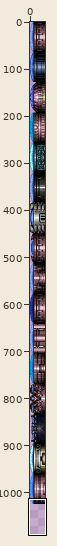
File history of a sprite sheet, server/static/sm/blue_doors.png. Above: a wide view before the commit, with the close-up outlined.
Close-up. Before:
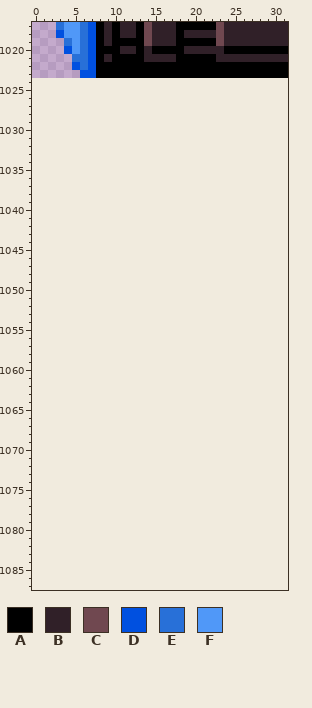
The file is 32x1024 pixels. Colours within 5 levels of each other are drawn and written as one. Shown: x 0..31, y 1017..1087. The old version is drawn lined up with the new one, on the new canvas.
Palette (. is transparent): A #000000  B #302028  C #704850  D #0050e0  E #2870d8  F #5098f8
Pixels before, first column x 3:
1017 EFFEDABABBACBBBAAAAACBBBBBBBB
1018 DFFEDABABBACBBBABBBBCBBBBBBBB
1019 .EFEDABAAAACBBBAAAAACBBBBBBBB
1020 .DFEDAAABBABAAAABBBBBAAAAAAAA
1021 ..EEDABAAAABBBBAAAAABBBBBBBBB
1022 ..DEDAAAAAAAAAAAAAAAAAAAAAAAA
1023 ...DDAAAAAAAAAAAAAAAAAAAAAAAA
After:
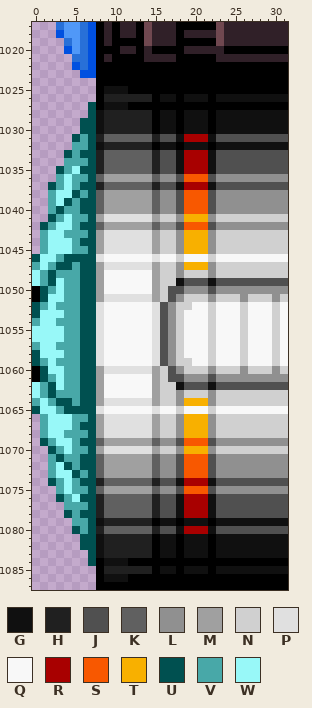
Colours new in this view: G #101010  H #202020  J #505050  K #606060  L #909090  M #a0a0a0  N #d0d0d0  P #e0e0e0  Q #f8f8f8  R #a80000  S #f85800  T #f8b000  U #005050  V #48a8a8  W #98f8f8
Message: biohazard door
Changes in this commit:
canvas 32x1024 -> 32x1088
Changed rows in their new state; - is an unchanged pixel.
first column x 0:
1024 --------AAAAAAAAAAAAAAAAAAAAAAAA
1025 --------AGGGAAAAAAAAAAAAAAAAAAAA
1026 --------AHHHHHHAGGAGGGAGGGGGGGGG
1027 -------UAGGGAAAAAAAAAAAAAAAAAAAA
1028 -------UGHHHHHHAGGAGGGAGGGGGGGGG
1029 ------UUGHHHHHHAGGAGGGAGGGGGGGGG
1030 ------UUGHHHHHHAGGAGGGAGGGGGGGGG
1031 -----UVUHKKKKKKHJJGRRRGJJJJJJJJJ
1032 -----VVUGHHHHHHAGGAGGGAGGGGGGGGG
1033 ----UVUUHKKKKKKHJJGRRRGJJJJJJJJJ
1034 ----VVVUHKKKKKKHJJGRRRGJJJJJJJJJ
1035 ---UVWUUHKKKKKKHJJGRRRGJJJJJJJJJ
1036 ---VWVVUKMMMMMMKLLJSSSJLLLLLLLLL
1037 --UVWVUUHKKKKKKHJJGRRRGJJJJJJJJJ
1038 --VWWUVUKMMMMMMKLLJSSSJLLLLLLLLL
1039 --VWUVUUKMMMMMMKLLJSSSJLLLLLLLLL
1040 --VUVVUUKMMMMMMKLLJSSSJLLLLLLLLL
1041 --UVWVVUMPPPPPPMNNLTTTLNNNNNNNNN
1042 -UVWWVUUKMMMMMMKLLJSSSJLLLLLLLLL
1043 -VWWVVVUMPPPPPPMNNLTTTLNNNNNNNNN
1044 -VWWWVUUMPPPPPPMNNLTTTLNNNNNNNNN
1045 -VWWWVVUMPPPPPPMNNLTTTLNNNNNNNNN
1046 UWWVUUUUPQQQQQQPQQNQQQNQQQQQQQQQ
1047 VWVUUVUUMPPPPPPMNNLTTTLNNNNNNNNN
1048 WVUVVVUUMQQQQQQMNNLNNNLNNNNNNNNN
1049 WVUWVVUUMQQQQQQMNNGJJJGJJJJJJJJJ
1050 AUVWVVUUMQQQQQQMNJJLLLJLLLLLLLLL
1051 AUWWVVUUMPPPPPPMNJLNNNLNNNLNNNLN
1052 UVWVVVUUPQQQQQQPJLNNQQNQQQNQQQNQ
1053 UWWWVVUUPQQQQQQPJLNQQQNQQQNQQQNQ
1054 VWWVVVUUPQQQQQQPJLNQQQNQQQNQQQNQ
1055 WWWWVVUUPQQQQQQPJLNQQQNQQQNQQQNQ
1056 WWWWVVUUPQQQQQQPJLNQQQNQQQNQQQNQ
1057 VWWVVVUUPQQQQQQPJLNQQQNQQQNQQQNQ
1058 UWWWVVUUPQQQQQQPJLNQQQNQQQNQQQNQ
1059 UVWVVVUUPQQQQQQPJLNNQQNQQQNQQQNQ
1060 AUWWVVUUMPPPPPPMNJLNNNLNNNLNNNLN
1061 AUVWVVUUMQQQQQQMNJJLLLJLLLLLLLLL
1062 WVUWVVUUMQQQQQQMNNGJJJGJJJJJJJJJ
1063 WVUVVVUUMQQQQQQMNNLNNNLNNNNNNNNN
1064 VWVUUVUUMPPPPPPMNNLTTTLNNNNNNNNN
1065 UWWVUUUUPQQQQQQPQQNQQQNQQQQQQQQQ
1066 -VWWWVVUMPPPPPPMNNLTTTLNNNNNNNNN
1067 -VWWWVUUMPPPPPPMNNLTTTLNNNNNNNNN
1068 -VWWVVVUMPPPPPPMNNLTTTLNNNNNNNNN
1069 -UVWWVUUKMMMMMMKLLJSSSJLLLLLLLLL
1070 --UVWVVUMPPPPPPMNNLTTTLNNNNNNNNN
1071 --VUVVUUKMMMMMMKLLJSSSJLLLLLLLLL
1072 --VWUVUUKMMMMMMKLLJSSSJLLLLLLLLL
1073 --VWWUVUKMMMMMMKLLJSSSJLLLLLLLLL
1074 --UVWVUUHKKKKKKHJJGRRRGJJJJJJJJJ
1075 ---VWVVUKMMMMMMKLLJSSSJLLLLLLLLL
1076 ---UVWUUHKKKKKKHJJGRRRGJJJJJJJJJ
1077 ----VVVUHKKKKKKHJJGRRRGJJJJJJJJJ
1078 ----UVUUHKKKKKKHJJGRRRGJJJJJJJJJ
1079 -----VVUGHHHHHHAGGAGGGAGGGGGGGGG
1080 -----UVUHKKKKKKHJJGRRRGJJJJJJJJJ
1081 ------UUGHHHHHHAGGAGGGAGGGGGGGGG
1082 ------UUGHHHHHHAGGAGGGAGGGGGGGGG
1083 -------UGHHHHHHAGGAGGGAGGGGGGGGG
1084 -------UAGGGAAAAAAAAAAAAAAAAAAAA
1085 --------AHHHHHHAGGAGGGAGGGGGGGGG
1086 --------AGGGAAAAAAAAAAAAAAAAAAAA
1087 --------AAAAAAAAAAAAAAAAAAAAAAAA
Pixel boxes of the changes (left, top, right, bottom) in both close-ups:
added: (32, 78, 288, 590)
